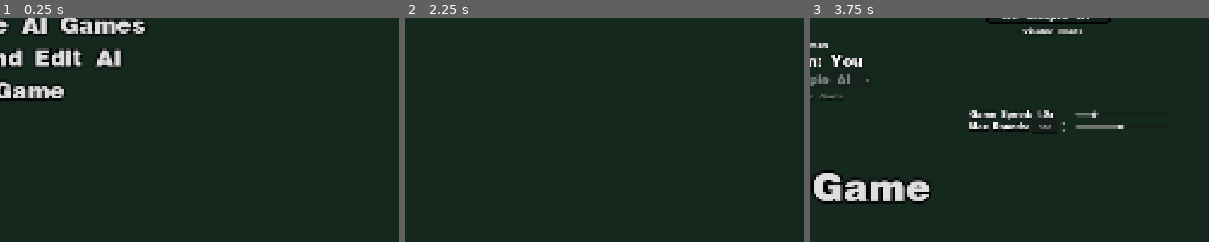
Above: before the commit, frames 1-3 (left to right).
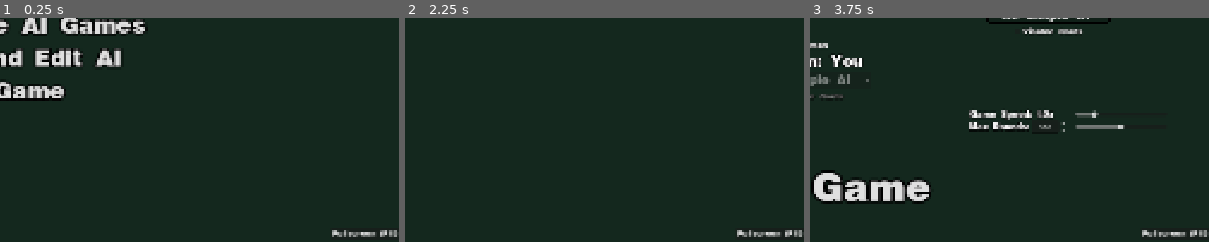
Above: after the commit, the same moments.

Repository: JontePonte/UNO-utlimate-ai-simulator
Game: Godot game, scene res://menus/MainMenu.tscn
Two runs of this game, one before a commit and one after it. Both use one fixed random seed, a clock stepped at 60 frames per second and the inputs below.
Inputs:
- Up to frame 1 (0.25 s): no input
- Up to frame 2 (2.25 s): click "Run Multiple AI Games" at 0.5 s; click "Back to Menu" at 1.25 s; click "Create and Edit AI" at 2 s
- Up to frame 3 (3.75 s): click "Back to Menu" at 2.75 s; click "Play Single Game" at 3.5 s
The pictures show only the part of the screen within x 50-100%, y 50-100%; the shares and areas given below are measured in that part.

The runs differ from the first frame. In frame 1, 0.4% of the frame differs, in the area x 83-100%, y 94-98%; in frame 2, 0.4%; in frame 3, 0.4%.

Commit message:
added fullscreen button to menus

Diff:
--- a/uno-ultimate-ai-simulator/autoloads/global_inputs.gd
+++ b/uno-ultimate-ai-simulator/autoloads/global_inputs.gd
@@ -1,4 +1,6 @@
 extends Node
+
+signal window_mode_changed(is_fullscreen: bool)
 
 func _ready():
 	toggle_window_mode()
@@ -15,26 +17,23 @@
 	var is_currently_full = DisplayServer.window_get_mode(main_id) != DisplayServer.WINDOW_MODE_WINDOWED
 
 	if not is_currently_full:
-		# GÅ TILL "FALSK" FULLSCREEN
-		# 1. Ta bort fönsterramar
+		# GÅ TILL FULLSCREEN
 		DisplayServer.window_set_flag(DisplayServer.WINDOW_FLAG_BORDERLESS, true, main_id)
-		# 2. Maximera fönstret så det täcker allt (inklusive Taskbar)
 		DisplayServer.window_set_mode(DisplayServer.WINDOW_MODE_MAXIMIZED, main_id)
+
+		# SKRIK I MEGAFONEN!
+		window_mode_changed.emit(true)
 	else:
-		# GÅ TILLBAKA TILL FÖNSTER
-		# 1. Sätt tillbaka fönsterramar
+		# GÅ TILL FÖNSTERLÄGE
 		DisplayServer.window_set_flag(DisplayServer.WINDOW_FLAG_BORDERLESS, false, main_id)
-		# 2. Sätt tillbaka till vanligt fönsterläge
 		DisplayServer.window_set_mode(DisplayServer.WINDOW_MODE_WINDOWED, main_id)
 
-		# 3. TVINGA NER STORLEKEN (viktigt för jobbdatorn!)
-		# Vi sätter den till 1600x900 så vi vet att den ryms på 1080p med skalning
 		await get_tree().process_frame
 		DisplayServer.window_set_size(Vector2i(1600, 900), main_id)
 
-		# 4. Centrera
 		var screen_rect = DisplayServer.screen_get_usable_rect()
 		var center_pos = screen_rect.position + (screen_rect.size / 2) - (Vector2i(1600*0.5, 900*0.5))
 		DisplayServer.window_set_position(center_pos, main_id)
 
-	print("Bytte läge! Nytt läge: ", DisplayServer.window_get_mode(main_id))
+		# SKRIK I MEGAFONEN!
+		window_mode_changed.emit(false)
--- a/uno-ultimate-ai-simulator/menus/CreateAndEditAI.tscn
+++ b/uno-ultimate-ai-simulator/menus/CreateAndEditAI.tscn
@@ -2,7 +2,8 @@
 
 [ext_resource type="Script" uid="uid://d2ovrpajj2brc" path="res://menus/create_and_edit_ai.gd" id="1_cak1p"]
 [ext_resource type="PackedScene" uid="uid://ddb185iuqanmp" path="res://menus/AIListItem.tscn" id="2_34lbw"]
-[ext_resource type="FontFile" uid="uid://j5lavwxruma1" path="res://ui/fonts/Helvetica Bold.ttf" id="3_5yo0l"]
+[ext_resource type="FontFile" uid="uid://3rggrs2v4gle" path="res://ui/fonts/Helvetica Bold.ttf" id="3_5yo0l"]
+[ext_resource type="PackedScene" uid="uid://dbpqjh4q6aig4" path="res://menus/FullScreenButton.tscn" id="4_34lbw"]
 
 [sub_resource type="LabelSettings" id="LabelSettings_ouq10"]
 font = ExtResource("3_5yo0l")
@@ -139,3 +140,20 @@
 size = Vector2i(313, 100)
 ok_button_text = "Delete AI"
 dialog_text = "Are you sure you want to delet this AI?"
+
+[node name="FullScreenButtonCont" type="MarginContainer" parent="." unique_id=850913356]
+layout_mode = 1
+anchors_preset = 3
+anchor_left = 1.0
+anchor_top = 1.0
+anchor_right = 1.0
+anchor_bottom = 1.0
+offset_left = -164.0
+offset_top = -40.0
+grow_horizontal = 0
+grow_vertical = 0
+
+[node name="FullScreenButton" parent="FullScreenButtonCont" unique_id=909762972 instance=ExtResource("4_34lbw")]
+layout_mode = 2
+size_flags_horizontal = 4
+size_flags_vertical = 4
--- /dev/null
+++ b/uno-ultimate-ai-simulator/menus/FullScreenButton.tscn
@@ -0,0 +1,19 @@
+[gd_scene format=3 uid="uid://dbpqjh4q6aig4"]
+
+[ext_resource type="FontFile" uid="uid://3rggrs2v4gle" path="res://ui/fonts/Helvetica Bold.ttf" id="1_f8tpw"]
+[ext_resource type="Script" uid="uid://4tnmlx3ggp64" path="res://menus/full_screen_button.gd" id="2_pg0de"]
+
+[node name="FullScreenButton" type="Button" unique_id=909762972]
+anchors_preset = 3
+anchor_left = 1.0
+anchor_top = 1.0
+anchor_right = 1.0
+anchor_bottom = 1.0
+offset_left = -164.0
+offset_top = -29.0
+grow_horizontal = 0
+grow_vertical = 0
+theme_override_fonts/font = ExtResource("1_f8tpw")
+theme_override_font_sizes/font_size = 20
+text = "Fullscreen (F11)"
+script = ExtResource("2_pg0de")
--- a/uno-ultimate-ai-simulator/menus/MainMenu.tscn
+++ b/uno-ultimate-ai-simulator/menus/MainMenu.tscn
@@ -2,6 +2,7 @@
 
 [ext_resource type="Script" uid="uid://boa2tcqu417fr" path="res://menus/main_menu.gd" id="1_ot3ob"]
 [ext_resource type="FontFile" uid="uid://3rggrs2v4gle" path="res://ui/fonts/Helvetica Bold.ttf" id="2_218cn"]
+[ext_resource type="PackedScene" uid="uid://dbpqjh4q6aig4" path="res://menus/FullScreenButton.tscn" id="3_rmsp1"]
 
 [sub_resource type="LabelSettings" id="LabelSettings_ouq10"]
 font = ExtResource("2_218cn")
@@ -95,3 +96,19 @@
 theme_override_font_sizes/font_size = 60
 text = "Exit Game"
 flat = true
+
+[node name="FullScreenButtonCont" type="MarginContainer" parent="." unique_id=170719591]
+layout_mode = 1
+anchors_preset = 3
+anchor_left = 1.0
+anchor_top = 1.0
+anchor_right = 1.0
+anchor_bottom = 1.0
+offset_left = -164.0
+offset_top = -40.0
+grow_horizontal = 0
+grow_vertical = 0
+
+[node name="FullScreenButton" parent="FullScreenButtonCont" unique_id=909762972 instance=ExtResource("3_rmsp1")]
+layout_mode = 2
+size_flags_vertical = 4
--- a/uno-ultimate-ai-simulator/menus/MatchSetup.tscn
+++ b/uno-ultimate-ai-simulator/menus/MatchSetup.tscn
@@ -3,6 +3,7 @@
 [ext_resource type="FontFile" uid="uid://3rggrs2v4gle" path="res://ui/fonts/Helvetica Bold.ttf" id="1_1nt5m"]
 [ext_resource type="Script" uid="uid://dxv1h51fadg5b" path="res://menus/match_setup.gd" id="1_nqpsq"]
 [ext_resource type="Theme" uid="uid://cd5glqoall5lu" path="res://ui/test_theme.tres" id="2_ouq10"]
+[ext_resource type="PackedScene" uid="uid://dbpqjh4q6aig4" path="res://menus/FullScreenButton.tscn" id="4_f8okd"]
 
 [sub_resource type="LabelSettings" id="LabelSettings_ouq10"]
 font = ExtResource("1_1nt5m")
@@ -413,3 +414,21 @@
 theme_override_font_sizes/font_size = 100
 text = "Start Game"
 flat = true
+
+[node name="FullScreenButtonCont" type="MarginContainer" parent="." unique_id=408173353]
+layout_mode = 1
+anchors_preset = 3
+anchor_left = 1.0
+anchor_top = 1.0
+anchor_right = 1.0
+anchor_bottom = 1.0
+offset_left = -164.0
+offset_top = -39.0
+grow_horizontal = 0
+grow_vertical = 0
+mouse_filter = 2
+theme_override_constants/margin_bottom = 6
+
+[node name="FullScreenButton" parent="FullScreenButtonCont" unique_id=909762972 instance=ExtResource("4_f8okd")]
+layout_mode = 2
+size_flags_vertical = 10
--- a/uno-ultimate-ai-simulator/menus/MultipleGames.tscn
+++ b/uno-ultimate-ai-simulator/menus/MultipleGames.tscn
@@ -1,8 +1,9 @@
 [gd_scene format=3 uid="uid://71n7axrpl5e2"]
 
 [ext_resource type="Script" uid="uid://c67uugiivch2m" path="res://menus/multiple_games.gd" id="1_bhea4"]
-[ext_resource type="FontFile" uid="uid://j5lavwxruma1" path="res://ui/fonts/Helvetica Bold.ttf" id="2_atn1r"]
+[ext_resource type="FontFile" uid="uid://3rggrs2v4gle" path="res://ui/fonts/Helvetica Bold.ttf" id="2_atn1r"]
 [ext_resource type="Theme" uid="uid://cd5glqoall5lu" path="res://ui/test_theme.tres" id="3_3hh3q"]
+[ext_resource type="PackedScene" uid="uid://dbpqjh4q6aig4" path="res://menus/FullScreenButton.tscn" id="4_atn1r"]
 
 [sub_resource type="LabelSettings" id="LabelSettings_ouq10"]
 font = ExtResource("2_atn1r")
@@ -314,3 +315,19 @@
 vertical_alignment = 1
 clip_text = true
 text_overrun_behavior = 3
+
+[node name="FullScreenButtonCont" type="MarginContainer" parent="." unique_id=1455762664]
+layout_mode = 1
+anchors_preset = 3
+anchor_left = 1.0
+anchor_top = 1.0
+anchor_right = 1.0
+anchor_bottom = 1.0
+offset_left = -40.0
+offset_top = -40.0
+grow_horizontal = 0
+grow_vertical = 0
+
+[node name="FullScreenButton" parent="FullScreenButtonCont" unique_id=909762972 instance=ExtResource("4_atn1r")]
+layout_mode = 2
+size_flags_vertical = 4
--- /dev/null
+++ b/uno-ultimate-ai-simulator/menus/full_screen_button.gd
@@ -0,0 +1,23 @@
+extends Button
+
+func _ready():
+	# 1. Lyssna på när knappen klickas
+	pressed.connect(_on_pressed)
+
+	# 2. Lyssna på när F11 trycks via din Autoload (Byt ut 'GlobalInputs' mot vad din Autoload heter i inställningarna!)
+	GlobalInputs.window_mode_changed.connect(_update_text)
+
+	# 3. Sätt rätt text direkt när knappen laddas in
+	var main_id = DisplayServer.MAIN_WINDOW_ID
+	var is_full = DisplayServer.window_get_mode(main_id) != DisplayServer.WINDOW_MODE_WINDOWED
+	_update_text(is_full)
+
+func _on_pressed():
+	# När vi klickar, säg åt Autoloaden att göra sitt jobb!
+	GlobalInputs.toggle_window_mode()
+
+func _update_text(is_fullscreen: bool):
+	if is_fullscreen:
+		text = "Windowed (F11)"
+	else:
+		text = "Fullscreen (F11)"
Not shown, added: uno-ultimate-ai-simulator/menus/full_screen_button.gd.uid
